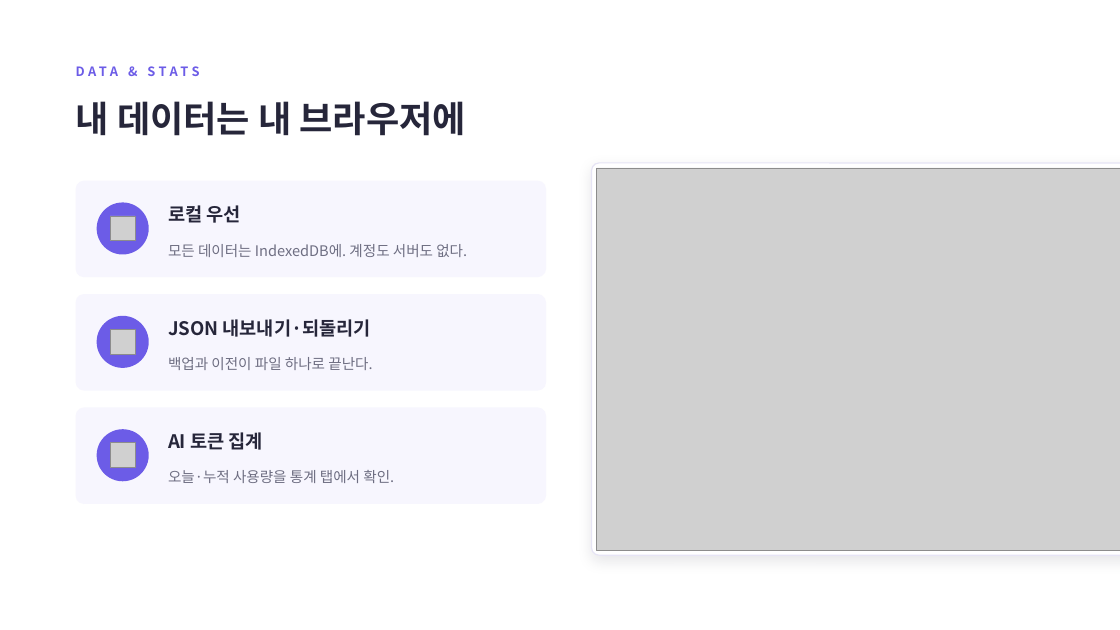
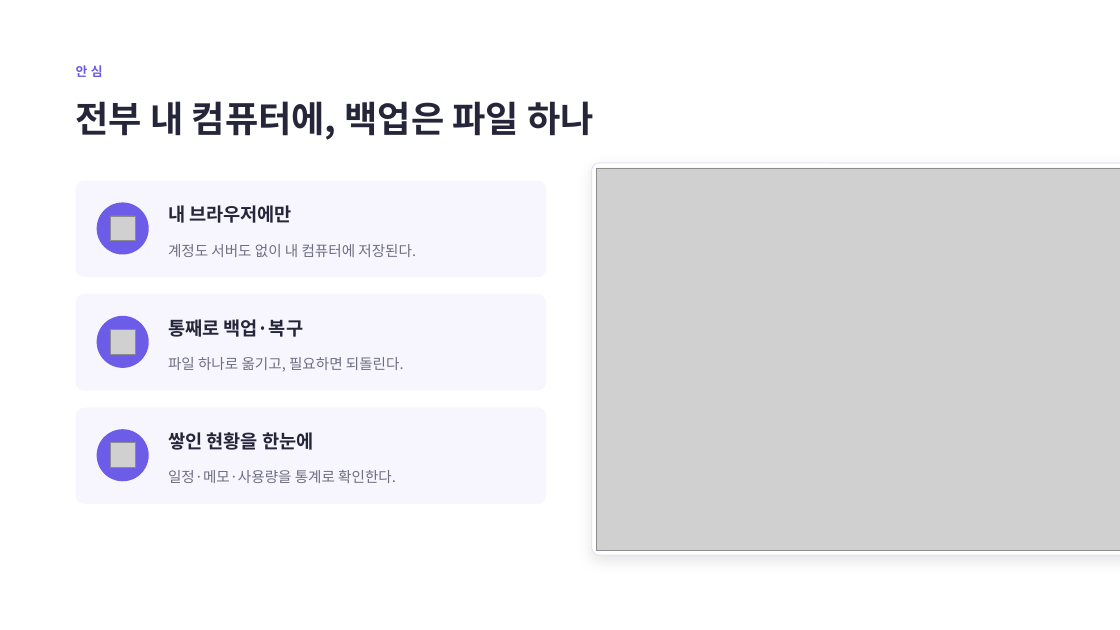
Before and after one commit to sohnjun96/AI-Planner, a slide deck: slide 7 of docs/일정아이_소개.pptx (slide 8 before the commit). Drawn at 1120x630 pixels with LibreOffice and Linux fonts; fonts in the diff are those of the drawing; grey boxes stand for pictures. Boxes give left, top, right and bottom in pixels: in the first picture for what was removed or moved away, otherwise in the second. Text is boxed around its words. In the diff, an @@ line names an element or a change of style, - is before the commit and + after.

```diff
--- a/docs/일정아이_소개.pptx
+++ b/docs/일정아이_소개.pptx
@@ text at bbox=[76, 65, 103, 77]: text changed @@
-DATA & STATS
+안심
@@ text at bbox=[76, 101, 594, 140]: text changed @@
-내 데이터는 내 브라우저에
+전부 내 컴퓨터에, 백업은 파일 하나
@@ text at bbox=[168, 205, 292, 223]: text changed @@
-로컬 우선
+내 브라우저에만
@@ text at bbox=[168, 244, 416, 257]: text changed @@
-모든 데이터는 IndexedDB에. 계정도 서버도 없다.
+계정도 서버도 없이 내 컴퓨터에 저장된다.
@@ text at bbox=[168, 319, 304, 337]: text changed @@
-JSON 내보내기·되돌리기
+통째로 백업·복구
@@ text at bbox=[168, 357, 404, 371]: text changed @@
-백업과 이전이 파일 하나로 끝난다.
+파일 하나로 옮기고, 필요하면 되돌린다.
@@ text at bbox=[168, 432, 313, 450]: text changed @@
-AI 토큰 집계
+쌓인 현황을 한눈에
@@ text at bbox=[168, 470, 396, 483]: text changed @@
-오늘·누적 사용량을 통계 탭에서 확인.
+일정·메모·사용량을 통계로 확인한다.
```
Also in this commit, not shown: 4 other slides changed, 3 slides added, 4 slides removed, 1 other file.
